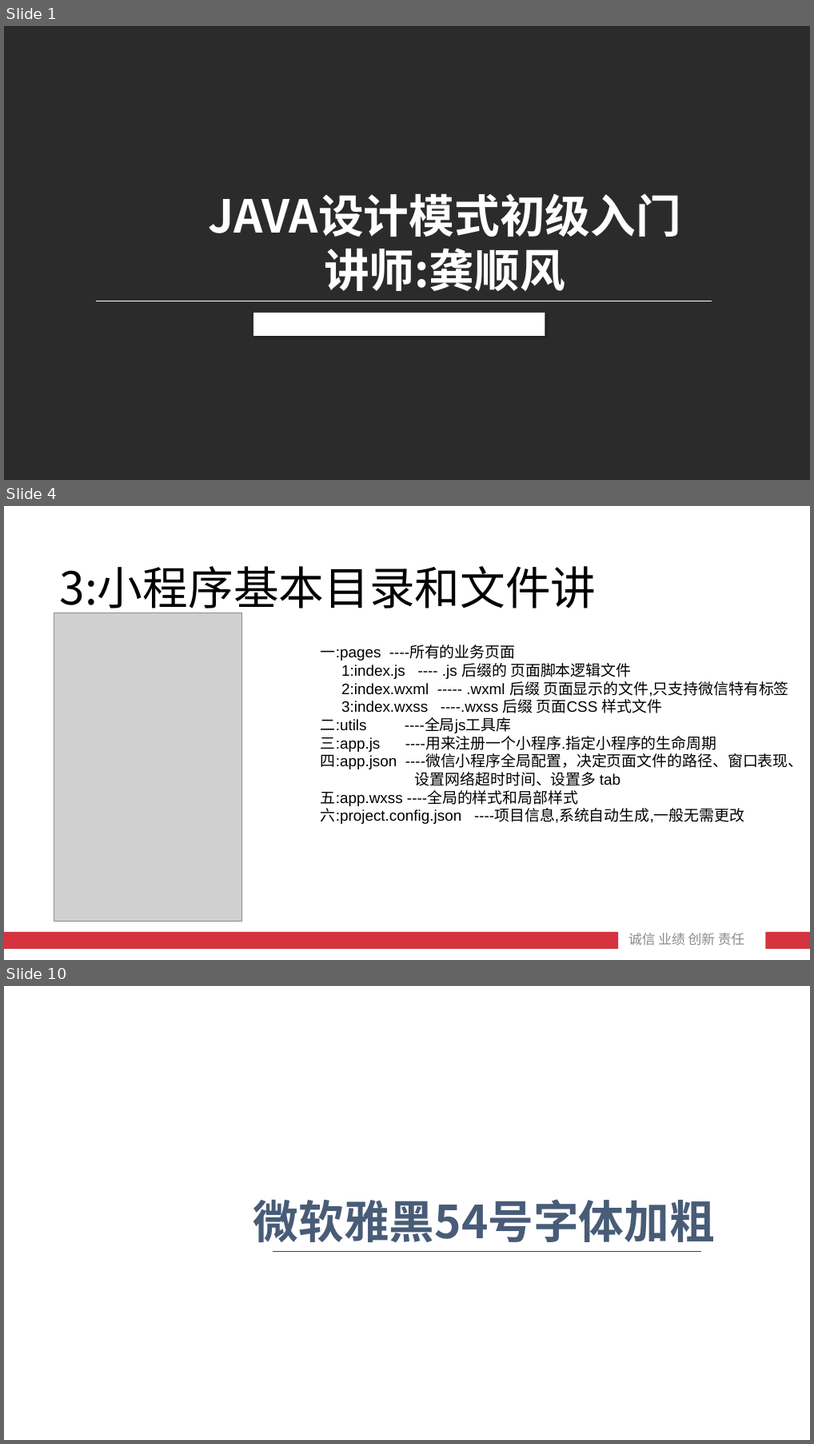
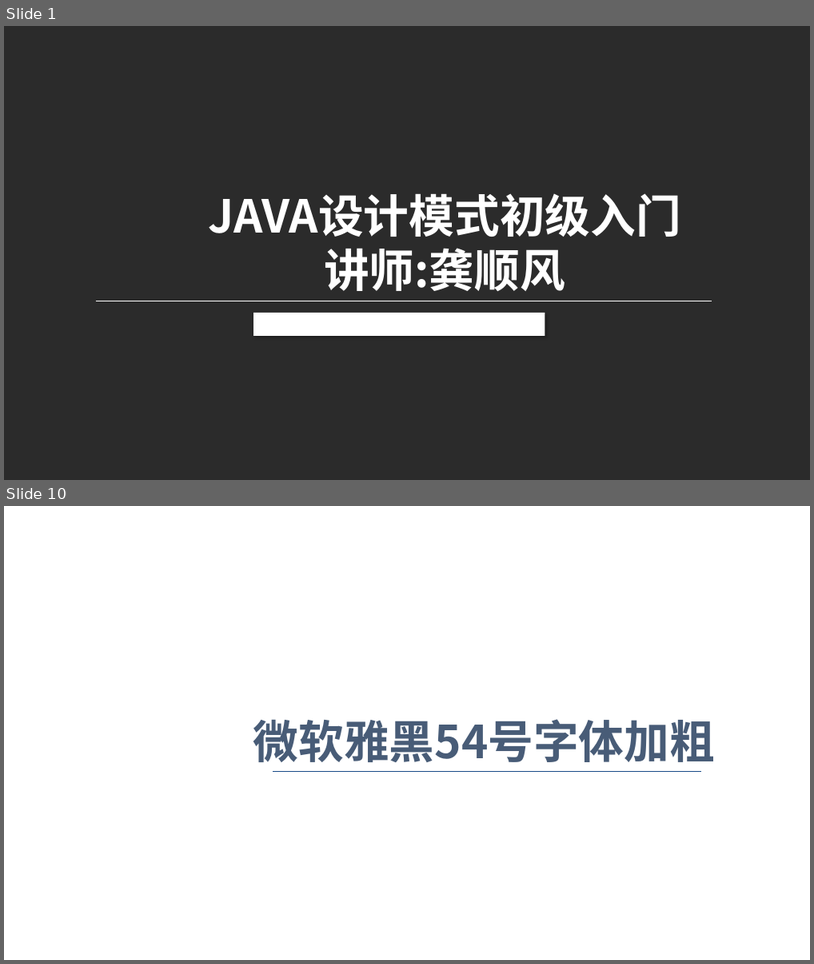
Before and after one commit to roet80736/JAVADesignMode, a slide deck: JAVA设计模式初级入门.pptx. Shown one above the other, each under a label of ours: slides 1, 4 and 10 before the commit, slides 1 and 10 after it; the slides between them are not shown. The pictures are 814x1444 and 814x964 pixels, drawn with LibreOffice and Linux fonts; fonts in the diff are those of the drawing; grey boxes stand for pictures; background and template pictures are left out; a plain dark background stands for a picture behind light text. Boxes give left, top, right and bottom in pixels: in the first picture for what was removed or moved away, otherwise in the second. Text is boxed around its words. In the diff, an @@ line names an element or a change of style, - is before the commit and + after.

```diff
--- a/JAVA设计模式初级入门.pptx
+++ b/JAVA设计模式初级入门.pptx
@@ slide 4 removed at (x1=4, y1=506, x2=810, y2=960), background picture (left out) @@
@@ text removed at (x1=60, y1=566, x2=597, y2=616) @@
-3:小程序基本目录和文件讲解
@@ picture removed at (x1=54, y1=612, x2=242, y2=920) @@
@@ text removed at (x1=321, y1=646, x2=804, y2=824) @@
-一:pages ----所有的业务页面
-1:index.js ---- .js 后缀的 页面脚本逻辑文件
-2:index.wxml ----- .wxml 后缀 页面显示的文件,只支持微信特有标签
-3:index.wxss ----.wxss 后缀 页面CSS 样式文件
-二:utils ----全局js工具库
-三:app.js ----用来注册一个小程序.指定小程序的生命周期
-四:app.json ----微信小程序全局配置，决定页面文件的路径、窗口表现、
-设置网络超时时间、设置多 tab
-五:app.wxss ----全局的样式和局部样式
-六:project.config.json ----项目信息,系统自动生成,一般无需更改
@@ rectangle removed at (x1=4, y1=932, x2=618, y2=949) @@
@@ text removed at (x1=629, y1=932, x2=746, y2=944) @@
-诚信 业绩 创新 责任
@@ rectangle removed at (x1=766, y1=932, x2=810, y2=949) @@
```
Also in this commit, not shown: 2 slides changed, 2 slides added, 1 other slide removed.
